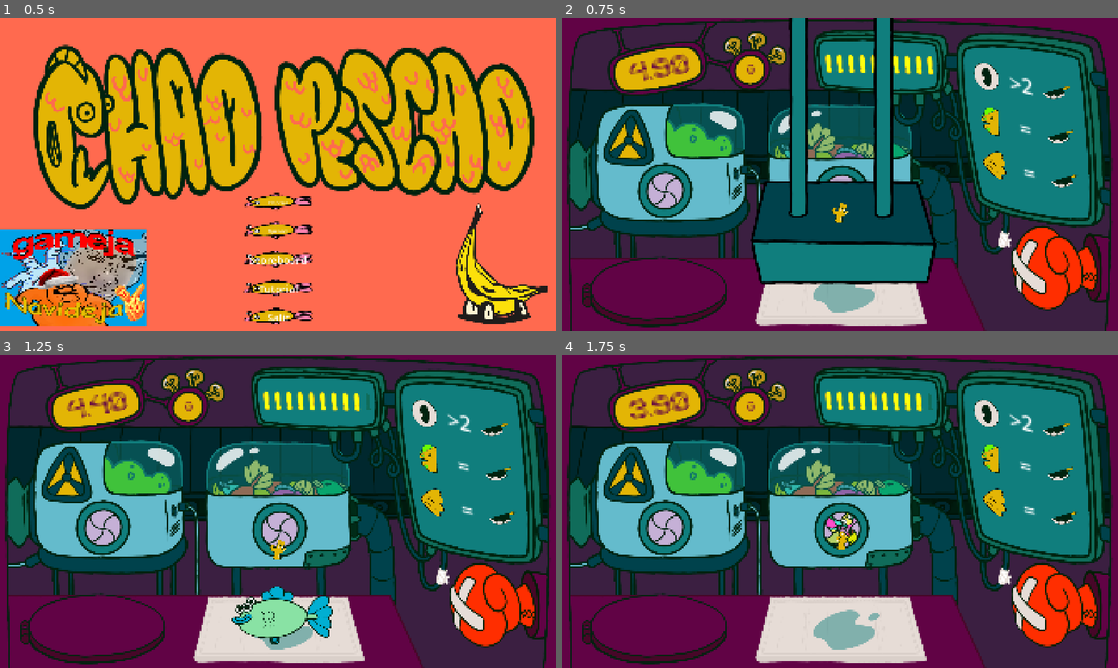
Above: before the commit, frames 1-4 (two rows, left to right).
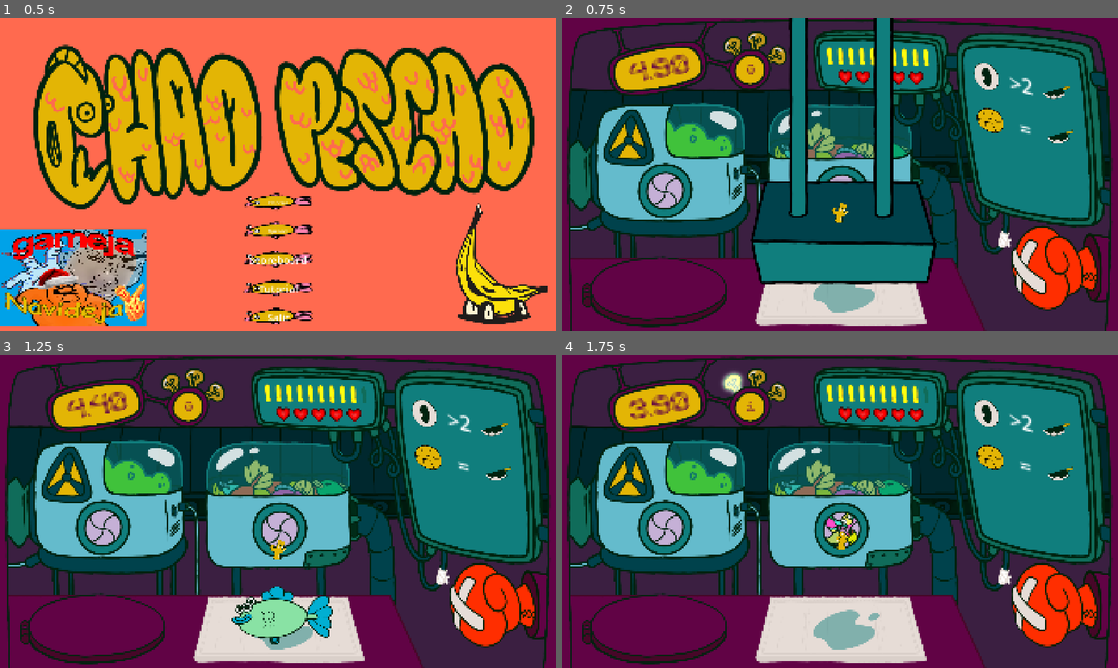
Above: after the commit, the same moments.

Repository: BananaVanGames/Chao_Pescao.Gameja_01_2026
Game: Godot game, scene res://ui/main_menu/main_menu.tscn
Same seed, same stepped clock (60 frames per second), same inputs: the game is played once before the commit and once after it. Sound files missing from this copy of the repository are replaced by a short silence.
Inputs (mouse positions are in pixels of both pictures, inside the frame that each line leads up to):
- Up to frame 1 (0.5 s): no input
- Up to frame 2 (0.75 s): click "Empezar" at 0.5 s
- Up to frame 3 (1.25 s): no input
- Up to frame 4 (1.75 s): tap Enter at 1.25 s; drag from (840, 614) to (840, 530) at 1.27 s

Frame 1 is identical in both runs. In frame 2, 1.5% of the frame differs, in the area x 47-93%, y 9-55%; in frame 3, 1.7%; in frame 4, 2.0%, in the area x 28-93%, y 5-55%.

Commit message:
Código de las reglas reworked, sistema de vidas

Diff:
--- a/autoloads/game_handler.gd
+++ b/autoloads/game_handler.gd
@@ -5,6 +5,7 @@
 signal fishes_left_changed(value)
 signal change_rules(value)
 signal reset_fishes(value)
+signal update_hearts(value)
 
 var life_points: int = 5
 var time_left: float = 5
@@ -13,6 +14,12 @@
 var rules: Array = []
 var processable_rules: Array = []
 var level: int = 0
+
+# PECES PELIGROSOS:
+var reglas_procesables1: Array = [[1], [0, 1], [0, 1, 2]]
+var reglas_procesables2: Array = [[2, 3, 4], [0, 1, 2], [0, 1, 2, 3]]
+var reglas_procesables3: Array = [[2, 3, 4, 5], [0, 1, 2, 3], [0, 1, 2, 3]]
+var reglas_procesables: Array = [reglas_procesables1, reglas_procesables2, reglas_procesables3]
 
 #region Fish paths
 
@@ -267,7 +274,7 @@
 		path_idx = 0
 
 	if level_loaded_count >= level_paths.size():
-		print("Level ", level_idx, " fish loaded")
+		#print("Level ", level_idx, " fish loaded")
 
 		level_idx += 1
 		requesting_level = false
@@ -279,36 +286,49 @@
 			print("All fish loaded")
 
 
-func set_processable_rules(values: Array):
-	processable_rules = values
-
-
-func get_processable_rules() -> Array:
-	return processable_rules
-
-
 func get_life_points() -> int:
 	return life_points
 
 
-func lose_life_points() -> void:
+func lose_life_point() -> void:
 	life_points -= 1
+	var restore_life := false
+	update_hearts.emit(life_points, restore_life)
 	if life_points <= 0:
 		SettingsHandler.add_score(GameHandler.score, GameHandler.get_level())
 		GameHandler.reset_score()
 		Input.mouse_mode = Input.MOUSE_MODE_VISIBLE
 		get_tree().call_deferred("change_scene_to_file", "res://ui/main_menu/main_menu.tscn")
-		#print("Game Over")
+		print("Game Over")
+
+
+func add_life_point() -> void:
+	if life_points < 5:
+		life_points += 1
+		var restore_life := true
+		update_hearts.emit(life_points - 1, restore_life)
 
 
 func get_current_rules() -> Array:
 	return rules
 
 
-func set_next_set_rules(value: Array):
-	rules = value
-	#print("Rules recibidas: ", rules)
-	change_rules.emit(rules)
+func randomize_rules():
+	rules.clear()
+	processable_rules.clear()
+
+	for i in range(3):
+		rules.append(reglas_procesables[min(level, 2)][i].pick_random())
+		processable_rules.append(randi_range(0, 1))
+	change_rules.emit(rules, processable_rules)
+
+
+func set_processable_rules(values: Array):
+	processable_rules = values
+
+
+func get_processable_rules() -> Array:
+	return processable_rules
 
 
 func set_time(value: float):
--- a/game/game.gd
+++ b/game/game.gd
@@ -21,11 +21,6 @@
 var peces_posibles2: Array = [[0, 1, 2, 3], [0, 1, 2], [0, 1], [0, 1, 2, 3]]
 var peces_posibles: Array = [peces_posibles1, peces_posibles2]
 
-# PECES PELIGROSOS:
-var peces_peligrosos1: Array = [[1], [0, 1], [0, 1, 2]]
-var peces_peligrosos2: Array = [[2, 3, 4], [0, 1, 2], [0, 1, 2, 3]]
-var peces_peligrosos3: Array = [[2, 3, 4, 5], [0, 1, 2, 3], [0, 1, 2, 3]]
-var peces_peligrosos: Array = [peces_peligrosos1, peces_peligrosos2, peces_peligrosos3]
 var current_tool := MouseTool.NONE
 
 # Drag n drop logic LEFT MOUSE BUTTON
@@ -73,7 +68,7 @@
 	MusicHandler.play()
 
 	Input.mouse_mode = Input.MOUSE_MODE_HIDDEN
-	start_next_set()
+	GameHandler.randomize_rules()
 	start_round()
 
 
@@ -123,17 +118,6 @@
 	start_round()
 
 
-func start_next_set():
-	var rules: Array
-	var level_dificulty: int = min(GameHandler.get_level(), 2)
-
-	for i in range(3):
-		rules.append(peces_peligrosos[level_dificulty][i].pick_random())
-
-	#print("Las reglas de peces peligrosos son: ", rules)
-	GameHandler.set_next_set_rules(rules)
-
-
 func start_round():
 	if GameHandler.fishes_left <= 0:
 		on_set_finished()
@@ -176,8 +160,8 @@
 		spawn_child.queue_free()
 
 	GameHandler.add_level()
-
 	GameHandler.reset_round()
+	GameHandler.add_life_point()
 	set_process(false)
 	set_transition.play()
 
@@ -279,7 +263,7 @@
 
 func _on_transition_finished() -> void:
 	set_process(true)
-	start_next_set()
+	GameHandler.randomize_rules()
 	start_round()
 
 
@@ -292,10 +276,16 @@
 
 
 func _on_timer_timeout() -> void:
+	if dragged_fish:
+		GameHandler.add_score(-3)
+		last_fish.explode()
+		await get_tree().create_timer(0.5).timeout
+		on_fish_destroyed()
+		return
+
 	var pez_en_mesa: bool = mesa_trampilla.fish_timeout()
-	print("PEZ: ", pez_en_mesa)
-	print("last_fish: ", last_fish)
-	if not pez_en_mesa and last_fish != null:
+	if last_fish and not pez_en_mesa or dragged_fish:
+		GameHandler.add_score(-3)
 		last_fish.explode()
 		on_fish_destroyed()
 
--- a/game/game.tscn
+++ b/game/game.tscn
@@ -164,10 +164,10 @@
 position = Vector2(0, -1)
 
 [node name="DestructorPeces" type="Area2D" parent="."]
-position = Vector2(-129, -144)
 
 [node name="CollisionPolygon2D" type="CollisionPolygon2D" parent="DestructorPeces"]
-polygon = PackedVector2Array(2656, -1211, 2654, 1590, 2460, 1548, 2455, -1018, -765, -1059, -768, 1472, 136, 1453, 136, 1620, -981, 1654, -986, -1230)
+position = Vector2(-117, -72)
+polygon = PackedVector2Array(2656, -1211, 2659, 1598, 2449, 1428, 2451, -1042, -389, -1042, -388, 1442, 2462, 1435, 2660, 1599, -551, 1602, -550, -1212)
 
 [node name="HUD" type="CanvasLayer" parent="."]
 layer = 2
--- a/game/score_zone/score_zone.gd
+++ b/game/score_zone/score_zone.gd
@@ -38,7 +38,7 @@
 
 	if fish_data[CUERPO_PEZ] == CUERPO_ENFERMO:
 		if GameHandler.get_level() > 3:
-			GameHandler.lose_life_points()
+			GameHandler.lose_life_point()
 		GameHandler.add_score(-3)
 		pez_clasificado.emit()
 		body.queue_free()
@@ -82,7 +82,7 @@
 		score = 3
 
 	if score == -3 and GameHandler.get_level() > 3:
-		GameHandler.lose_life_points()
+		GameHandler.lose_life_point()
 
 	#print("Puntuación final añadida: ", score, "\n")
 	GameHandler.add_score(score)
@@ -118,7 +118,7 @@
 
 	if not toxic_parts:
 		if GameHandler.get_level() > 3:
-			GameHandler.lose_life_points()
+			GameHandler.lose_life_point()
 		GameHandler.add_score(-3)
 		pez_clasificado.emit()
 		body.queue_free()
@@ -151,7 +151,7 @@
 			GameHandler.add_score(2)
 	elif toxic_cut == toxic_parts:
 		if GameHandler.get_level() > 3:
-			GameHandler.lose_life_points()
+			GameHandler.lose_life_point()
 		GameHandler.add_score(-3)
 	else:
 		GameHandler.add_score(-1)
--- a/game/trampilla_y_mesa/mesa_trampilla.tscn
+++ b/game/trampilla_y_mesa/mesa_trampilla.tscn
@@ -280,9 +280,6 @@
 [sub_resource type="RectangleShape2D" id="RectangleShape2D_gk1pq"]
 size = Vector2(294, 82)
 
-[sub_resource type="RectangleShape2D" id="RectangleShape2D_1paru"]
-size = Vector2(2528.5, 159)
-
 [sub_resource type="RectangleShape2D" id="RectangleShape2D_dxrkv"]
 size = Vector2(684, 88)
 
@@ -322,13 +319,6 @@
 position = Vector2(1, 11)
 shape = SubResource("RectangleShape2D_gk1pq")
 
-[node name="BasuraPeces" type="Area2D" parent="."]
-position = Vector2(176, 1140)
-
-[node name="CollisionShape2D" type="CollisionShape2D" parent="BasuraPeces"]
-position = Vector2(1088, 242)
-shape = SubResource("RectangleShape2D_1paru")
-
 [node name="Trampilla" type="StaticBody2D" parent="."]
 position = Vector2(337, 985)
 
@@ -340,4 +330,3 @@
 
 [connection signal="body_entered" from="DetectorDePeces" to="." method="_on_detector_de_peces_body_entered"]
 [connection signal="body_exited" from="DetectorDePeces" to="." method="_on_detector_de_peces_body_exited"]
-[connection signal="body_entered" from="BasuraPeces" to="." method="_on_basura_peces_body_entered"]
--- a/ui/hud/hud.gd
+++ b/ui/hud/hud.gd
@@ -32,7 +32,10 @@
 @onready var danger_3: TextureRect = $ReglasYPecesRestantes/Reglas/GridContainer/Danger3
 @onready var grid_container: GridContainer = $ReglasYPecesRestantes/Reglas/GridContainer
 @onready var regla_cola: TextureRect = $ReglasYPecesRestantes/Reglas/GridContainer/ReglaCola
+
 @onready var contenedor_peces_restantes: HBoxContainer = $ReglasYPecesRestantes/PecesRestantes/ContenedorPecesRestantes
+@onready var contenedor_vidas_restantes: HBoxContainer = $ReglasYPecesRestantes/VidasRestantes/ContenedorVidasRestantes
+
 @onready var bombilla_off = preload("res://ui/hud/art/cronometro y puntuación/bombilla.png")
 @onready var bombilla_acierto = preload("res://ui/hud/art/cronometro y puntuación/bombilla_encendida.png")
 @onready var bombilla_error = preload("res://ui/hud/art/cronometro y puntuación/bombilla_roja.png")
@@ -41,18 +44,54 @@
 @onready var bombilla3: TextureRect = $PuntuacionYTiempo/Bombilla3
 @onready var bombillas = [bombilla, bombilla2, bombilla3]
 
+
 func _ready():
 	GameHandler.time_changed.connect(_on_time_changed)
 	GameHandler.score_changed.connect(_on_score_changed)
 	GameHandler.fishes_left_changed.connect(_on_fishes_changed)
-	GameHandler.change_rules.connect(_start_next_set)
+	GameHandler.change_rules.connect(change_rules_visuals)
 	GameHandler.reset_fishes.connect(_reset_set)
+	GameHandler.update_hearts.connect(on_update_hearts)
 
 
 func reset_peces_restantes() -> void:
 	var hijos_contenedor = contenedor_peces_restantes.get_children()
 	for i in range(10):
 		hijos_contenedor[i].texture = pez_restante_encendido
+
+
+func change_rules_visuals(rules: Array, proc_rules):
+	var grid_children = grid_container.get_children()
+
+	# Ojos
+	grid_children[1].text = ">" + str(rules[0] + 1)
+	danger_1.texture = peligrosidad[proc_rules[0]]
+
+	# Cabeza
+	if rules[1] == 0:
+		grid_children[3].visible = false
+		grid_children[4].visible = false
+		danger_2.visible = false
+	else:
+		grid_children[3].visible = true
+		grid_children[4].visible = true
+		grid_children[3].texture = tipo_cabeza[rules[1]]
+		grid_children[4].text = "   =   "
+		danger_2.visible = true
+		danger_2.texture = peligrosidad[proc_rules[1]]
+
+	# Cola
+	regla_cola.texture = tipo_cola[rules[2]]
+	grid_children[7].text = "   =   "
+	danger_3.texture = peligrosidad[proc_rules[2]]
+
+
+func on_update_hearts(life_idx: int, restore: bool) -> void:
+	var vidas = contenedor_vidas_restantes.get_children()
+	if restore:
+		vidas[life_idx].set_modulate(Color("ffffffff"))
+	else:
+		vidas[life_idx].set_modulate(Color("0000b4ff"))
 
 
 func _reset_set(_value) -> void:
@@ -82,42 +121,3 @@
 func _on_fishes_changed(value) -> void:
 	var hijos_contenedor = contenedor_peces_restantes.get_children()
 	hijos_contenedor[value].texture = pez_restante_apagado
-
-
-func _start_next_set(value: Array):
-	var random_ojos: int
-	var random_cabeza: int
-	var random_cola: int
-	var grid_children = grid_container.get_children()
-
-	for i in range(3):
-		match i:
-			0:
-				random_ojos = randi_range(0, 1)
-				grid_children[i * 3 + 1].text = ">" + str(value[i] + 1)
-				danger_1.texture = peligrosidad[random_ojos]
-
-			1:
-				if value[i] == 0:
-					grid_children[i * 3].visible = false
-					grid_children[i * 3 + 1].visible = false
-					danger_2.visible = false
-				else:
-					grid_children[i * 3].visible = true
-					grid_children[i * 3 + 1].visible = true
-					danger_2.visible = true
-
-					grid_children[i * 3].texture = tipo_cabeza[value[i]]
-					grid_children[i * 3 + 1].text = "   =   "
-					random_cabeza = randi_range(0, 1)
-					danger_2.texture = peligrosidad[random_cabeza]
-
-			2:
-				regla_cola.texture = tipo_cola[value[i]]
-
-				grid_children[i * 3 + 1].text = "   =   "
-
-				random_cola = randi_range(0, 1)
-				danger_3.texture = peligrosidad[random_cola]
-
-	GameHandler.set_processable_rules([random_ojos, random_cabeza, random_cola])
--- a/ui/hud/hud.tscn
+++ b/ui/hud/hud.tscn
@@ -9,6 +9,7 @@
 [ext_resource type="Texture2D" uid="uid://huebkrek7ycv" path="res://ui/hud/art/rules/icono_pez_encendido.png" id="5_o2lis"]
 [ext_resource type="Texture2D" uid="uid://crmcx0hnpl06b" path="res://ui/hud/art/rules/toxico.png" id="7_5uuaq"]
 [ext_resource type="Texture2D" uid="uid://d2oikemqqca4n" path="res://ui/hud/art/rules/cabeza_manchas.png" id="8_p3vm3"]
+[ext_resource type="Texture2D" uid="uid://bxft7cp2gwegu" path="res://ui/hud/art/rules/corazon.png" id="9_3mxrk"]
 [ext_resource type="Texture2D" uid="uid://clqd7wjrdblkr" path="res://ui/hud/art/cronometro y puntuación/conector.png" id="9_5mn0o"]
 [ext_resource type="Texture2D" uid="uid://b2iwysonxkt82" path="res://ui/hud/art/background/HUB_OL.png" id="9_cxhb7"]
 [ext_resource type="Texture2D" uid="uid://c25beojwghxrv" path="res://ui/hud/art/rules/procesable.png" id="9_gv4gi"]
@@ -123,15 +124,17 @@
 expand_mode = 2
 
 [node name="PecesRestantes" type="Node2D" parent="ReglasYPecesRestantes"]
-position = Vector2(858.99994, 134)
+position = Vector2(864.00006, 133)
 rotation = 0.01745329
-scale = Vector2(0.95, 0.95)
+scale = Vector2(0.9, 0.9)
 skew = -0.082030535
 
 [node name="ContenedorPecesRestantes" type="HBoxContainer" parent="ReglasYPecesRestantes/PecesRestantes"]
 clip_contents = true
-offset_right = 476.0
-offset_bottom = 71.0
+offset_left = 2.689838
+offset_top = -25.362968
+offset_right = 478.68985
+offset_bottom = 45.63703
 theme_override_constants/separation = -30
 
 [node name="PezRestante" type="TextureRect" parent="ReglasYPecesRestantes/PecesRestantes/ContenedorPecesRestantes"]
@@ -183,6 +186,41 @@
 layout_mode = 2
 texture = ExtResource("5_o2lis")
 expand_mode = 3
+
+[node name="VidasRestantes" type="Node2D" parent="ReglasYPecesRestantes"]
+position = Vector2(955.99994, 184.00002)
+rotation = 0.01745329
+scale = Vector2(0.9, 0.9)
+skew = -0.082030535
+
+[node name="ContenedorVidasRestantes" type="HBoxContainer" parent="ReglasYPecesRestantes/VidasRestantes"]
+offset_left = -38.04198
+offset_top = 4.0055947
+offset_right = 297.958
+offset_bottom = 68.00559
+alignment = 1
+
+[node name="Vida" type="TextureRect" parent="ReglasYPecesRestantes/VidasRestantes/ContenedorVidasRestantes"]
+layout_mode = 2
+texture = ExtResource("9_3mxrk")
+expand_mode = 2
+stretch_mode = 2
+
+[node name="Vida2" type="TextureRect" parent="ReglasYPecesRestantes/VidasRestantes/ContenedorVidasRestantes"]
+layout_mode = 2
+texture = ExtResource("9_3mxrk")
+
+[node name="Vida3" type="TextureRect" parent="ReglasYPecesRestantes/VidasRestantes/ContenedorVidasRestantes"]
+layout_mode = 2
+texture = ExtResource("9_3mxrk")
+
+[node name="Vida4" type="TextureRect" parent="ReglasYPecesRestantes/VidasRestantes/ContenedorVidasRestantes"]
+layout_mode = 2
+texture = ExtResource("9_3mxrk")
+
+[node name="Vida5" type="TextureRect" parent="ReglasYPecesRestantes/VidasRestantes/ContenedorVidasRestantes"]
+layout_mode = 2
+texture = ExtResource("9_3mxrk")
 
 [node name="PuntuacionYTiempo" type="Control" parent="."]
 anchors_preset = 0
--- a/ui/tutorial/tutorial.tscn
+++ b/ui/tutorial/tutorial.tscn
@@ -48,29 +48,29 @@
 
 [node name="Se3" type="TextureRect" parent="."]
 layout_mode = 0
-offset_left = 961.0
-offset_top = 129.0
-offset_right = 1871.0
-offset_bottom = 641.0
-scale = Vector2(0.5, 0.5)
+offset_left = 939.00006
+offset_top = 70.0
+offset_right = 1849.0
+offset_bottom = 582.0
+scale = Vector2(0.6, 0.6)
 texture = ExtResource("4_j0hjb")
 flip_h = true
 
 [node name="A04" type="TextureRect" parent="."]
 layout_mode = 0
-offset_left = 589.0
-offset_top = 6.9999995
-offset_right = 1499.0
-offset_bottom = 519.0
+offset_left = 605.0
+offset_top = -7.9999995
+offset_right = 1515.0
+offset_bottom = 504.0
 scale = Vector2(0.7, 0.7)
 texture = ExtResource("5_sqq7s")
 
 [node name="E05" type="TextureRect" parent="."]
 layout_mode = 0
-offset_left = 189.0
-offset_top = 523.0
-offset_right = 1099.0
-offset_bottom = 1035.0
+offset_left = 127.0
+offset_top = 528.0
+offset_right = 1037.0
+offset_bottom = 1040.0
 scale = Vector2(0.8, 0.8)
 texture = ExtResource("6_noidg")
 
Not shown: 1 places in game/trampilla_y_mesa/mesa_trampilla.tscn that only renumber resources
Not shown: 1 places in ui/hud/hud.tscn that only renumber resources
Binary file changed: ui/tutorial/placeholder.png
